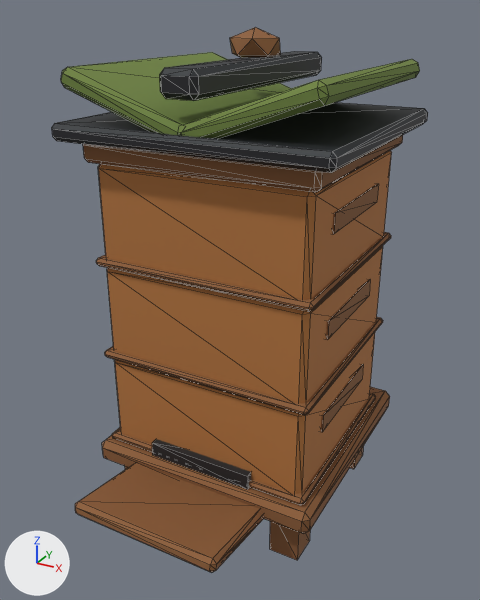
Two versions of the glTF model public/assets/models/prop_beehive_a.glb, one commit apart.
Both versions are drawn from a 50 mm camera at (0.583, -1.106, 0.984) aimed at (0.012, -0.068, 0.465). The lights are fixed; the arrows at lower left show +X, +Y and +Z. The older version comes first. Mesh edges are drawn as thin lines. Where no turn or scale is listed for an object, it has been applied to the vertices. Vertices at exactly the same position are counted once.

The older version as bpy lines, for what is in view:
```python
me_hive_bottom_board_mesh = bpy.data.meshes.new('hive_bottom_board_mesh')
me_hive_bottom_board_mesh.from_pydata(...)  # 236 vertices, 404 faces; spans x -0.24..0.24, y -0.34..0.34, z -0.476..0.476
me_hive_bottom_board_mesh.materials.append(mat_wood_warm_01)
me_hive_entrance_mesh = bpy.data.meshes.new('hive_entrance_mesh')
me_hive_entrance_mesh.from_pydata(...)  # 56 vertices, 100 faces; spans x -0.69..0.69, y -0.67..0.67, z -1.0..1.0
me_hive_entrance_mesh.materials.append(mat_metal_dark_01)
me_hive_roof_slope_0_mesh = bpy.data.meshes.new('hive_roof_slope_0_mesh')
me_hive_roof_slope_0_mesh.from_pydata(...)  # 48 vertices, 88 faces; spans x -0.239..0.239, y -0.24..0.24, z -0.056..0.056
me_hive_roof_slope_0_mesh.materials.append(mat_roof_turf_01)
me_hive_super_0_mesh = bpy.data.meshes.new('hive_super_0_mesh')
me_hive_super_0_mesh.from_pydata(...)  # 64 vertices, 132 faces; spans x -0.21..0.21, y -0.2..0.2, z -0.292..0.292
me_hive_super_0_mesh.materials.append(mat_wood_honey_01)
ob_hive_bottom_board = bpy.data.objects.new('hive_bottom_board', me_hive_bottom_board_mesh)
ob_hive_bottom_board.location = (0.0, -0.07, 0.476)
ob_hive_entrance = bpy.data.objects.new('hive_entrance', me_hive_entrance_mesh)
ob_hive_entrance.parent = ob_prop_beehive_a_root
ob_hive_entrance.location = (0.0, 0.0, 0.527)
ob_hive_entrance.scale = (0.375, 0.375, 0.375)
ob_hive_roof_slope_0 = bpy.data.objects.new('hive_roof_slope_0', me_hive_roof_slope_0_mesh)
ob_hive_roof_slope_0.location = (0.0, 0.0, 0.84)
ob_hive_super_0 = bpy.data.objects.new('hive_super_0', me_hive_super_0_mesh)
ob_hive_super_0.location = (0.0, 0.0, 0.442)
```
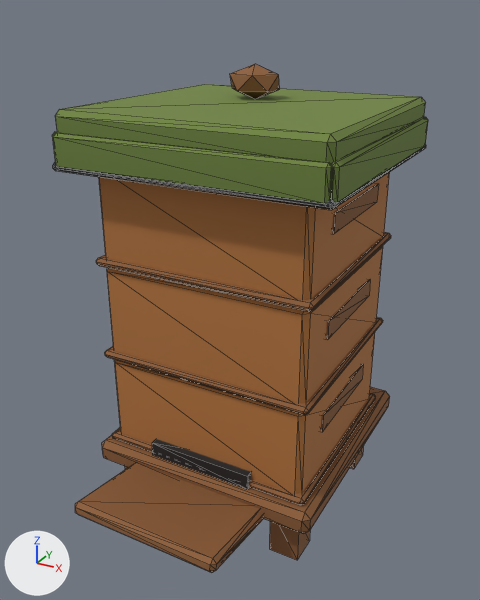
Where the newer file only moved an object's origin or applied its transform, the numbers keep the older frame.

Boxes (x1, y1, x2, y2) around the edits, measured in the pictures (480 x 600 px; the box of a moved part takes in the faces that stretch with it):
'hive_bottom_board', reshaped (7% shorter)
    before: (75, 27, 403, 573)
    after: (75, 64, 391, 573)
'hive_cover_skirt_x_0', added (green)
    after: (53, 84, 428, 204)
'hive_entrance', no longer drawn
    before: (52, 51, 428, 489)
'hive_roof_slope_0', deleted (green)
    before: (61, 52, 420, 138)
'hive_cover_flashing', added
    after: (53, 146, 426, 489)
part 1 of me_hive_bottom_board_mesh, moved or reshaped
    before: (230, 27, 280, 58)
    after: (230, 64, 280, 99)

What the commit changed:
me_hive_bottom_board_mesh is used by ob_hive_bottom_board; location (0.0, -0.07, 0.476).
me_hive_bottom_board_mesh had 236 vertices, 404 faces and spanned x -0.24..0.24, y -0.34..0.34, z -0.476..0.476.
me_hive_bottom_board_mesh now has 236 vertices, 404 faces and spans x -0.24..0.24, y -0.34..0.34, z -0.476..0.413.
me_hive_bottom_board_mesh part 1: the loose piece of 12 vertices spanning x -0.075..0.023, y 0.089..0.171, z 0.412..0.476 is moved by (0.0, 0.0, -0.063).
Mesh me_hive_cover_skirt_x_0_mesh is new.
It has 120 vertices, 220 faces and spans x -0.263..0.263, y -0.253..0.253, z -0.05..0.05.
It uses material mat_roof_turf_01.
Mesh me_hive_cover_flashing_mesh is new.
It has 32 vertices, 56 faces and spans x -0.262..0.262, y -0.253..0.253, z -0.293..0.293.
It uses material mat_metal_dark_01.
Object 'hive_entrance' (ob_hive_entrance) now shows nothing instead of me_hive_entrance_mesh.
Object 'hive_entrance' (ob_hive_entrance) is rescaled from (0.375, 0.375, 0.375) to (1.0, 1.0, 1.0).
Object 'hive_entrance' (ob_hive_entrance) moves from (0.0, 0.0, 0.527) to (0.0, -0.19, 0.167).
Object 'hive_roof_slope_0' (ob_hive_roof_slope_0) is deleted.
Object 'hive_cover_skirt_x_0' (ob_hive_cover_skirt_x_0) is new; it shows me_hive_cover_skirt_x_0_mesh.
Its location is (0.0, 0.0, 0.777).
Object 'hive_cover_flashing' (ob_hive_cover_flashing) is new; it shows me_hive_cover_flashing_mesh.
Its location is (0.0, 0.0, 0.445).
